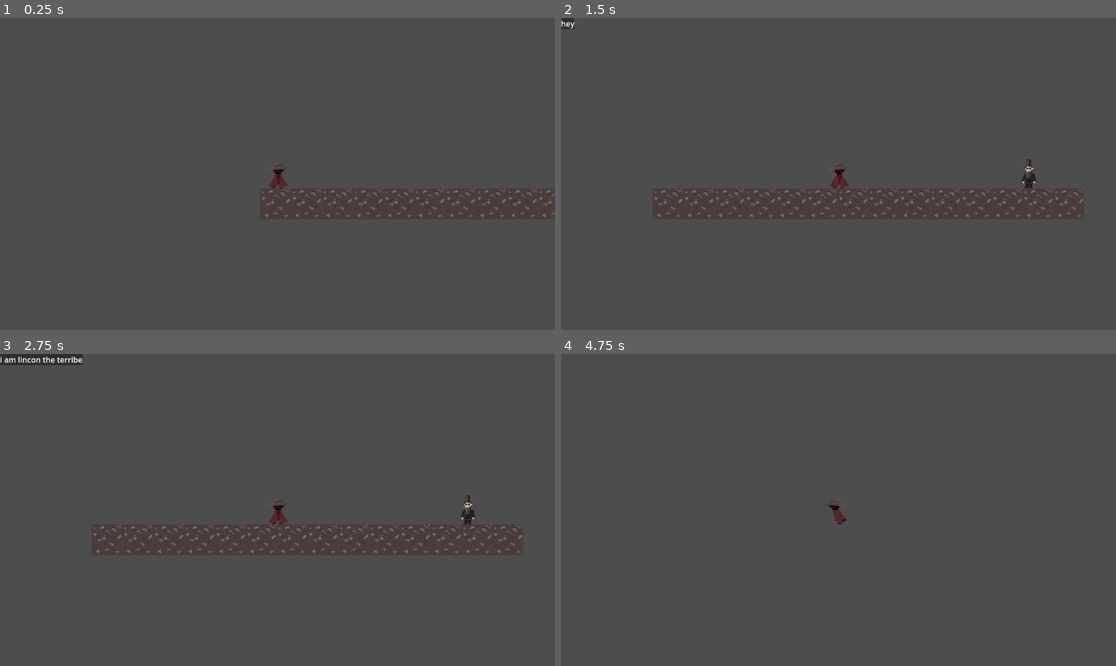
Above: before the commit, frames 1-4 (two rows, left to right).
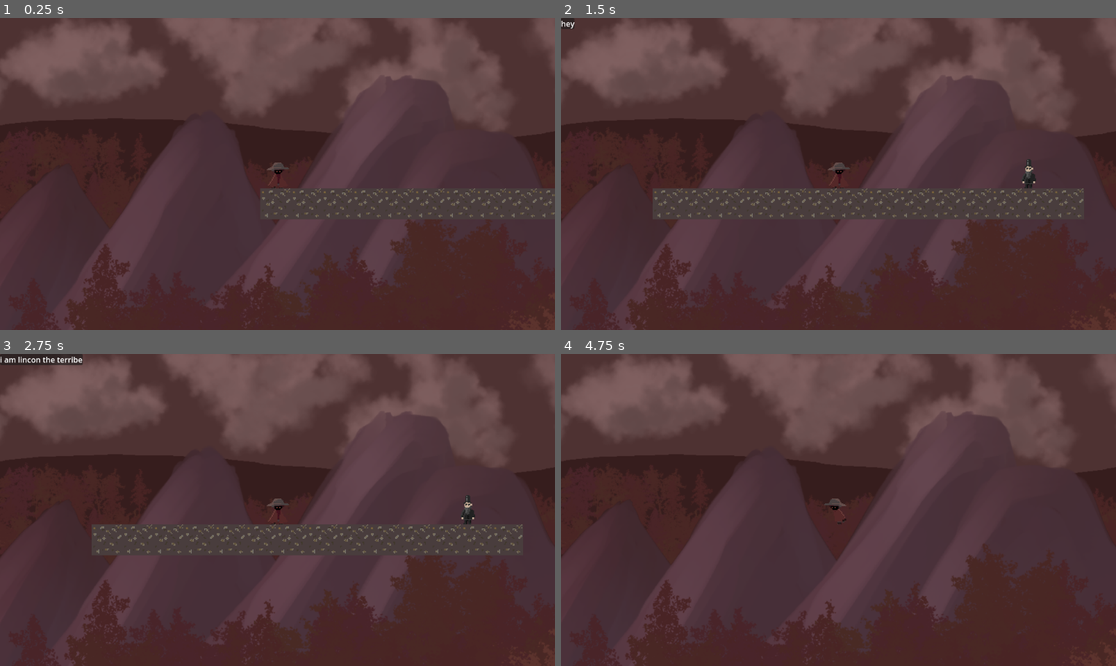
Above: after the commit, the same moments.

Repository: Jupyyter/9layers
Game: Godot game, scene res://tscn/lvls/lvl1.tscn
Two runs of this game, one before a commit and one after it. Both use one fixed random seed, a clock stepped at 60 frames per second and the inputs below.
Inputs:
- Up to frame 1 (0.25 s): no input
- Up to frame 2 (1.5 s): tap Enter (ui_accept) at 0.5, 0.77 s; hold Right (ui_right) from 0.53 s (still down)
- Up to frame 3 (2.75 s): tap Enter (ui_accept) at 1.52 s; release Right (ui_right) at 2.03 s; hold Left (ui_left) from 2.03 s (still down)
- Up to frame 4 (4.75 s): tap Enter (ui_accept) at 2.75, 3.02, 3.77, 4.52 s; release Left (ui_left) at 2.78 s; hold Right (ui_right) 2.78-4.28 s; hold Left (ui_left) from 4.28 s (still down)

The runs differ from the first frame. In frame 1, 75% of the frame differs, in the area x 0-100%, y 0-100%; in frame 2, 73%; in frame 3, 73%; in frame 4, 79%.

Commit message:
caca
aaa

Diff:
--- a/game/tscn/lvls/lvl1.tscn
+++ b/game/tscn/lvls/lvl1.tscn
@@ -1,10 +1,11 @@
-[gd_scene load_steps=8 format=3 uid="uid://dam1kfcfeintt"]
+[gd_scene load_steps=9 format=3 uid="uid://dam1kfcfeintt"]
 
 [ext_resource type="Script" path="res://tscn/lvls/lvl_1.gd" id="1_f405b"]
 [ext_resource type="Texture2D" uid="uid://i5qiisponfev" path="res://imgs/ALLDIRT.png" id="1_wsfxf"]
 [ext_resource type="PackedScene" uid="uid://dadobyyrrsd71" path="res://tscn/others/dante.tscn" id="2_io81r"]
 [ext_resource type="PackedScene" uid="uid://b5jg31a43wvv4" path="res://tscn/others/lincon.tscn" id="3_co8dm"]
 [ext_resource type="PackedScene" uid="uid://bmac03gjspvhr" path="res://tscn/others/textBox.tscn" id="4_5vfem"]
+[ext_resource type="Texture2D" uid="uid://dl1bcvq0eerm1" path="res://imgs/Levels/Background/redSky.png" id="4_qmidj"]
 
 [sub_resource type="TileSetAtlasSource" id="TileSetAtlasSource_fj8tj"]
 texture = ExtResource("1_wsfxf")
@@ -137,6 +138,11 @@
 position = Vector2(0, 1)
 zoom = Vector2(2, 2)
 
+[node name="RedSky" type="Sprite2D" parent="dante"]
+z_index = -1
+scale = Vector2(0.608239, 0.608239)
+texture = ExtResource("4_qmidj")
+
 [node name="lincon" parent="." instance=ExtResource("3_co8dm")]
 position = Vector2(391, 126)
 interaction_text = ":) kkkkkkkkkkkkgsdkaksa"
Binary file changed: game/imgs/Levels/Background/redSky.png
